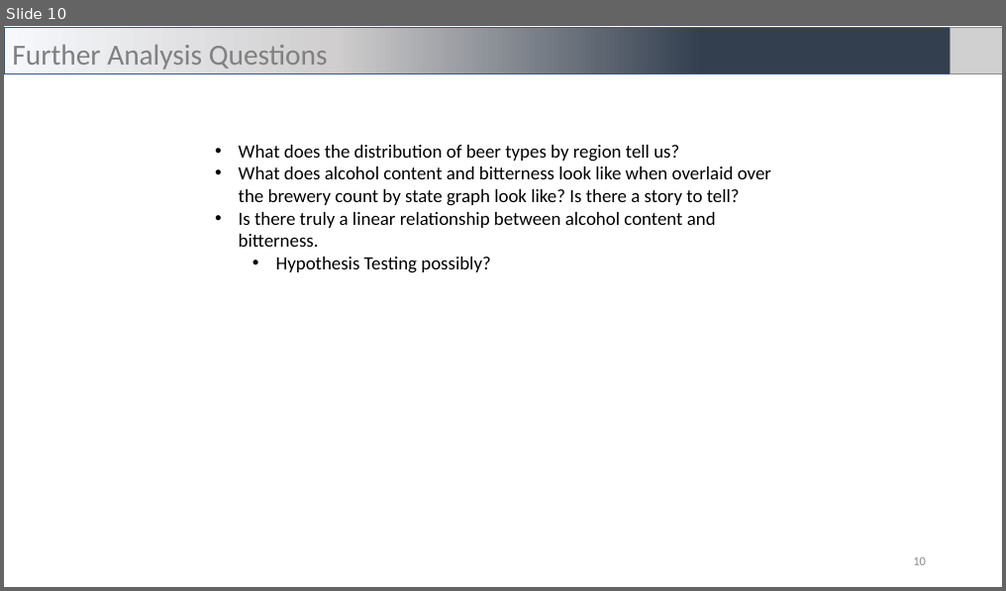
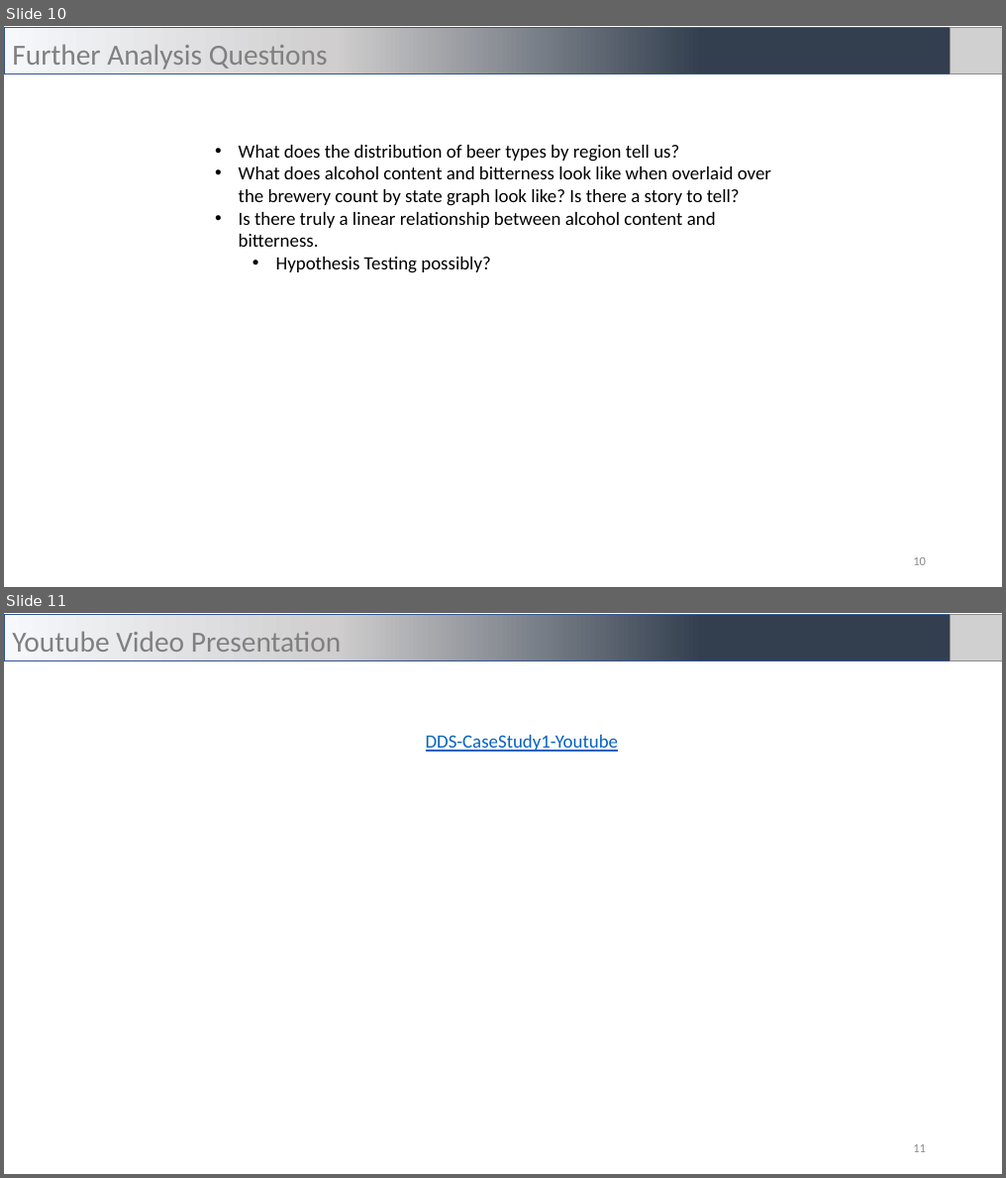
Before and after one commit to MeredithLudlow/DDS-CaseStudy1, a slide deck: KPatterson_DDS-CaseStudy1.pptx. Shown one above the other, each under a label of ours: slide 10 before the commit, slides 10 and 11 after it. The pictures are 1006x591 and 1006x1178 pixels, drawn with LibreOffice and Linux fonts; fonts in the diff are those of the drawing; grey boxes stand for pictures. Boxes give left, top, right and bottom in pixels: in the first picture for what was removed or moved away, otherwise in the second. Text is boxed around its words. In the diff, an @@ line names an element or a change of style, - is before the commit and + after.

```diff
--- a/KPatterson_DDS-CaseStudy1.pptx
+++ b/KPatterson_DDS-CaseStudy1.pptx
@@ slide 11 added at [4, 613, 1002, 1174], background #FFFFFF @@
@@ rectangle added at [5, 615, 1002, 662], fill gradient #F6F8FC to #D0CECE to #333F50, outline #325491 1 pt @@
@@ text added at [12, 631, 341, 652], 28 pt, text #808080 @@
+Youtube Video Presentation
@@ picture added at [950, 615, 1002, 662] @@
@@ text added at [426, 735, 619, 752], 18 pt, text #0563C1, underline @@
+  DDS-CaseStudy1-Youtube
@@ page number added at [913, 1145, 926, 1153], 12 pt, text #8C8C8C @@
+11
```
